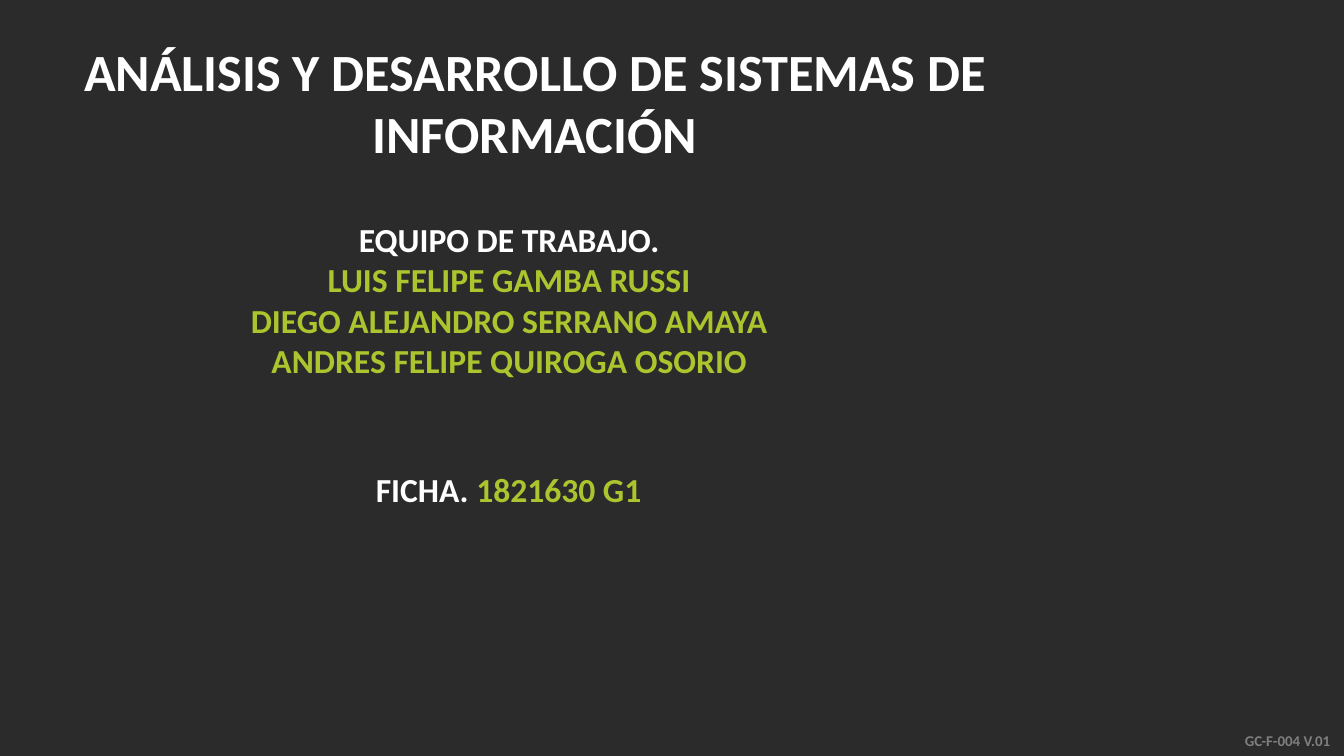
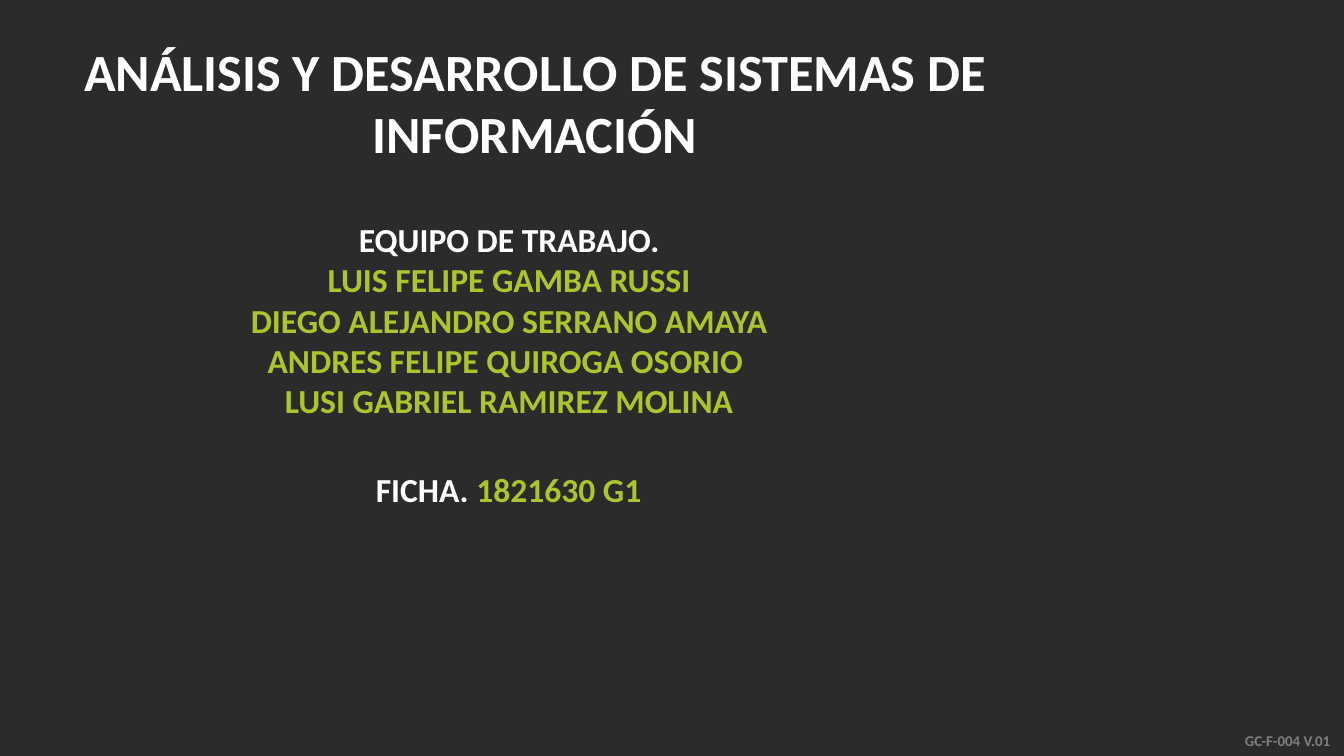
Before and after one commit to Luchiorussi/tecnologo, a slide deck: slide 1 of II trimestre/exposicion.pptx. Drawn at 1344x756 pixels with LibreOffice and Linux fonts; fonts in the diff are those of the drawing; background and template pictures are left out; a plain dark background stands for a picture behind light text. Boxes give left, top, right and bottom in pixels: in the first picture for what was removed or moved away, otherwise in the second. Text is boxed around its words. In the diff, an @@ line names an element or a change of style, - is before the commit and + after.

Commit message:
esto es de prueba II TRIMESTRE
esto es de prueba II TRIMESTRE

```diff
--- a/II trimestre/exposicion.pptx
+++ b/II trimestre/exposicion.pptx
@@ text at bbox=[285, 391, 733, 413]: paragraph added @@
+LUSI GABRIEL RAMIREZ MOLINA
```
